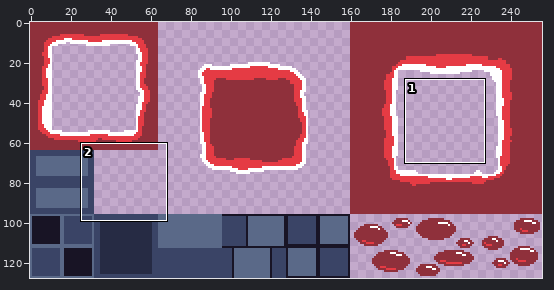
Two versions of one sprite sheet, img/kitchen_tilesheet.png. Above: a wide view before the commit, with the close-up outlined.
Close-up. The starting point:
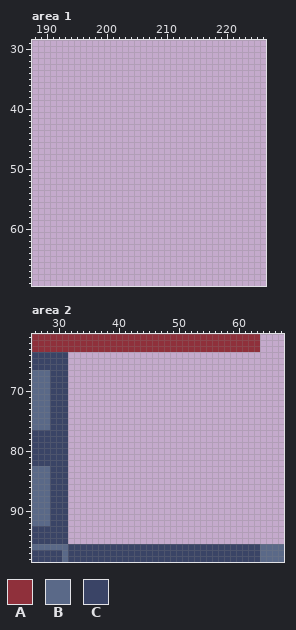
The file is 256x128 pixels. Colours within 5 levels of each other are drawn and written as one. Shown: area 1: x 188..226, y 29..69; area 2: x 26..67, y 61..98.
Palette (. is transparent): A #8f303b  B #5a6988  C #3a4466
Pixels before, area 2, first column x 26:
61 AAAAAAAAAAAAAAAAAAAAAAAAAAAAAAAAAAAAAA....
62 AAAAAAAAAAAAAAAAAAAAAAAAAAAAAAAAAAAAAA....
63 AAAAAAAAAAAAAAAAAAAAAAAAAAAAAAAAAAAAAA....
64 CCCCCC....................................
65 CCCCCC....................................
66 CCCCCC....................................
67 BBBCCC....................................
68 BBBCCC....................................
69 BBBCCC....................................
70 BBBCCC....................................
71 BBBCCC....................................
72 BBBCCC....................................
73 BBBCCC....................................
74 BBBCCC....................................
75 BBBCCC....................................
76 BBBCCC....................................
77 CCCCCC....................................
78 CCCCCC....................................
79 CCCCCC....................................
80 CCCCCC....................................
81 CCCCCC....................................
82 CCCCCC....................................
83 BBBCCC....................................
84 BBBCCC....................................
85 BBBCCC....................................
86 BBBCCC....................................
87 BBBCCC....................................
88 BBBCCC....................................
89 BBBCCC....................................
90 BBBCCC....................................
91 BBBCCC....................................
92 BBBCCC....................................
93 CCCCCC....................................
94 CCCCCC....................................
95 CCCCCC....................................
96 BBBBBBCCCCCCCCCCCCCCCCCCCCCCCCCCCCCCCCBBBB
97 CCCCCBCCCCCCCCCCCCCCCCCCCCCCCCCCCCCCCCBBBB
98 CCCCCBCCCCCCCCCCCCCCCCCCCCCCCCCCCCCCCCBBBB
Once edited:
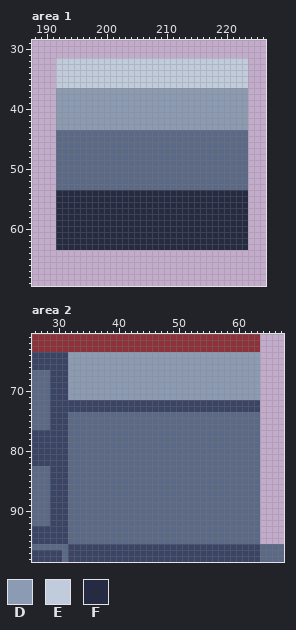
Colours new in this view: D #8b9bb4  E #c0cbdc  F #262b44
Author's note on the commit: Add files via upload now there is a end left and start for the tile set verticly
What changed:
Area 1:
y 32..36: x 192..223 ................................ -> EEEEEEEEEEEEEEEEEEEEEEEEEEEEEEEE
y 37..43: x 192..223 ................................ -> DDDDDDDDDDDDDDDDDDDDDDDDDDDDDDDD
y 44..53: x 192..223 ................................ -> BBBBBBBBBBBBBBBBBBBBBBBBBBBBBBBB
y 54..63: x 192..223 ................................ -> FFFFFFFFFFFFFFFFFFFFFFFFFFFFFFFF
Area 2:
y 64..71: x 32..63 ................................ -> DDDDDDDDDDDDDDDDDDDDDDDDDDDDDDDD
y 72..73: x 32..63 ................................ -> CCCCCCCCCCCCCCCCCCCCCCCCCCCCCCCC
y 74..95: x 32..63 ................................ -> BBBBBBBBBBBBBBBBBBBBBBBBBBBBBBBB
Boxes around the changes in both close-ups, in picture pixels (x1, y1, x2, y2):
added: (56, 58, 248, 250)
added: (68, 352, 260, 544)
